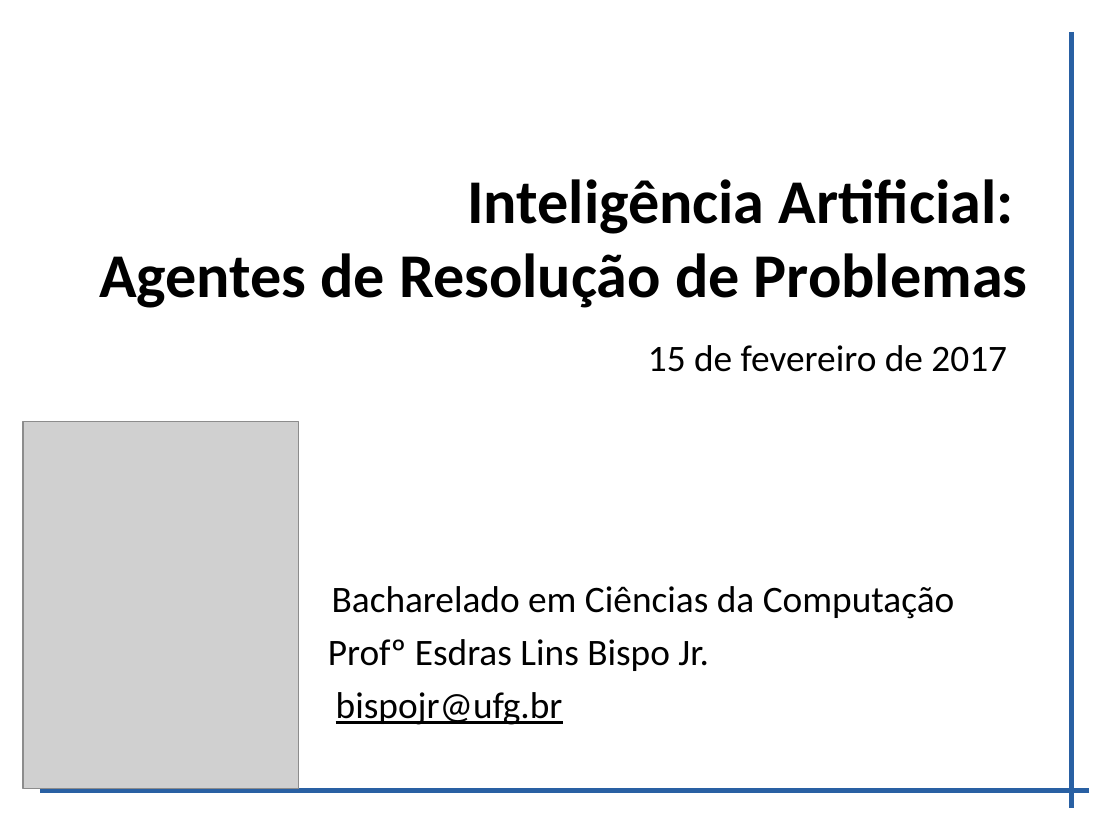
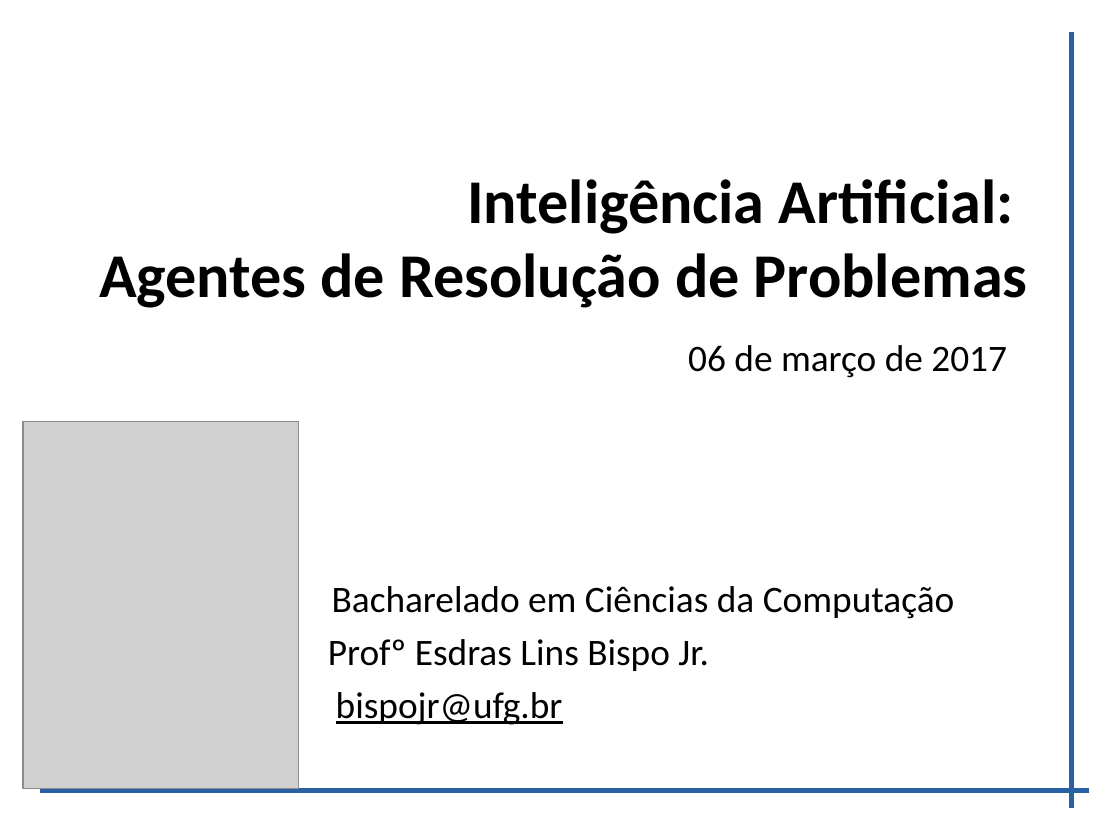
Before and after one commit to bispojr/ia, a slide deck: slide 1 of 2016.2/aulas/20/ia-20.pptx. Drawn at 1120x840 pixels with LibreOffice and Linux fonts; fonts in the diff are those of the drawing; grey boxes stand for pictures. Boxes give left, top, right and bottom in pixels: in the first picture for what was removed or moved away, otherwise in the second. Text is boxed around its words. In the diff, an @@ line names an element or a change of style, - is before the commit and + after.

```diff
--- a/2016.2/aulas/20/ia-20.pptx
+++ b/2016.2/aulas/20/ia-20.pptx
@@ text at (688,345,1007,378): text changed @@
-15 de fevereiro de 2017
+06 de março de 2017
```
Also in this commit, not shown: 1 other slide changed, 14 other files.
